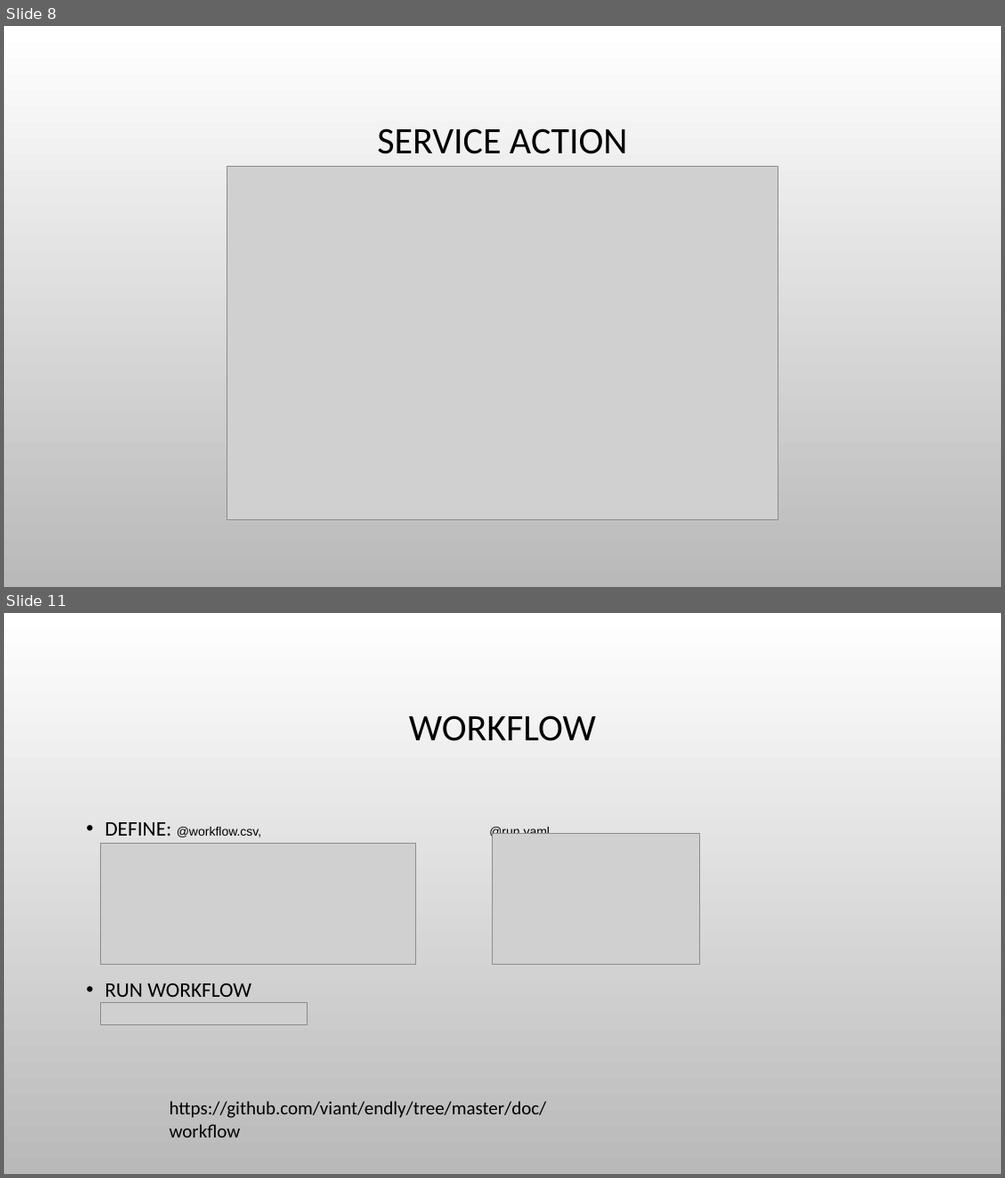
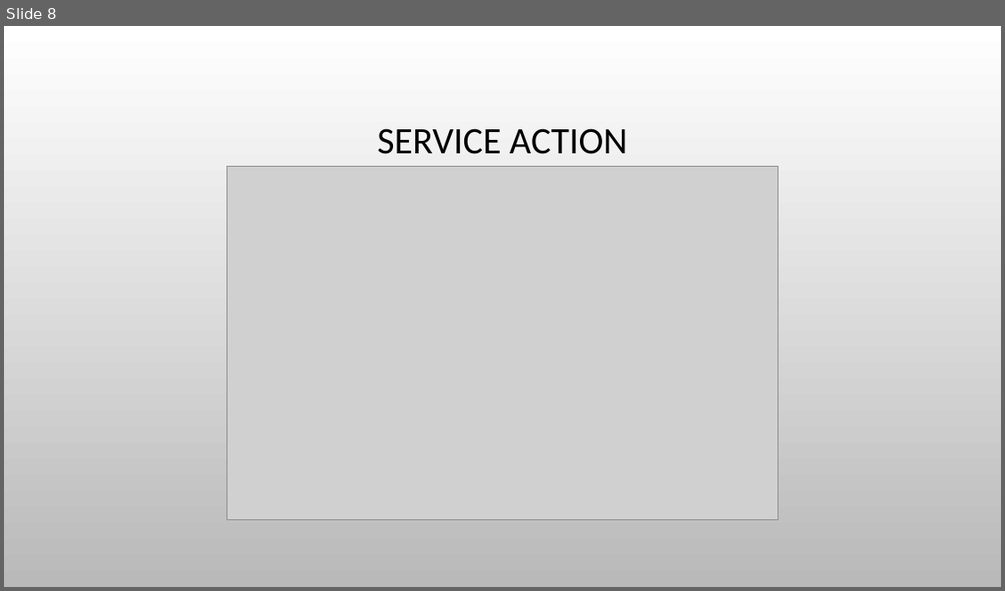
Before and after one commit to adrianwit/golang-e2e-testing, a slide deck: golang-e2e.pptx. Shown one above the other, each under a label of ours: slides 8 and 11 before the commit, slide 8 after it; the slides between them are not shown. The pictures are 1005x1178 and 1005x591 pixels, drawn with LibreOffice and Linux fonts; fonts in the diff are those of the drawing; grey boxes stand for pictures; background and template pictures are left out. Boxes give left, top, right and bottom in pixels: in the first picture for what was removed or moved away, otherwise in the second. Text is boxed around its words. In the diff, an @@ line names an element or a change of style, - is before the commit and + after.

```diff
--- a/golang-e2e.pptx
+++ b/golang-e2e.pptx
@@ slide 11 removed at (4, 613, 1001, 1174), background picture (left out) @@
@@ title removed at (409, 715, 596, 741) @@
-WORKFLOW
@@ text removed at (105, 822, 550, 997) @@
-• DEFINE: @workflow.csv, @run.yaml
-• RUN WORKFLOW
@@ picture removed at (100, 844, 416, 964) @@
@@ picture removed at (493, 833, 699, 964) @@
@@ picture removed at (100, 1003, 307, 1026) @@
@@ text removed at (170, 1101, 547, 1137) @@
-https://github.com/viant/endly/tree/master/doc/workflow
```
Also in this commit, not shown: 1 slide changed, 1 other slide removed.
